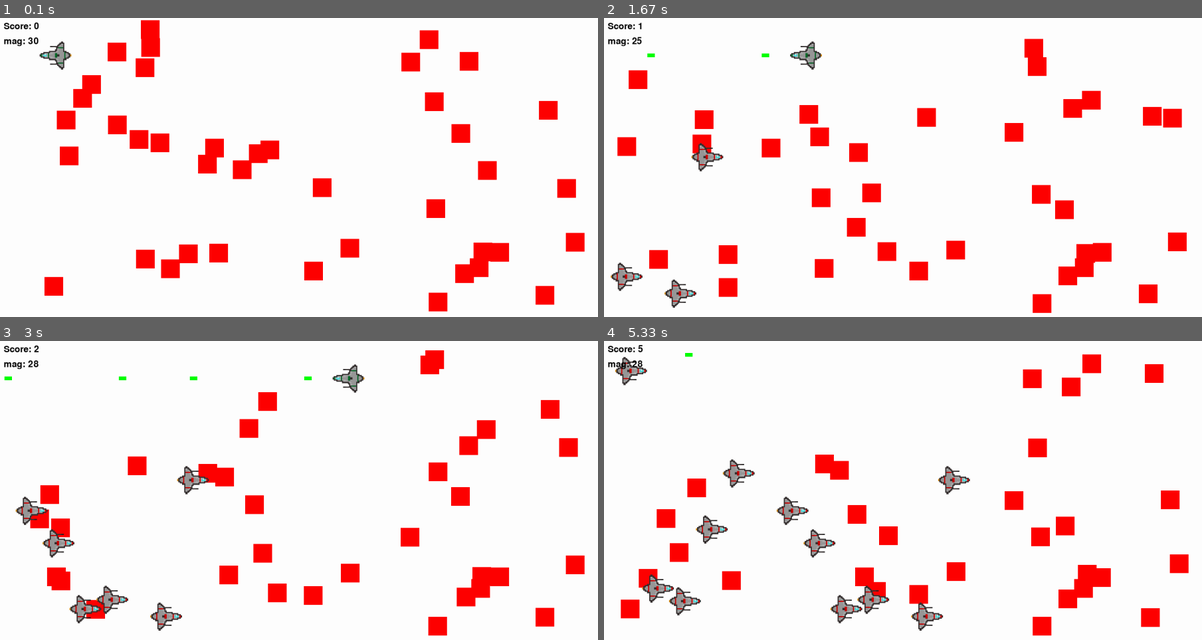
Above: before the commit, frames 1-4 (two rows, left to right).
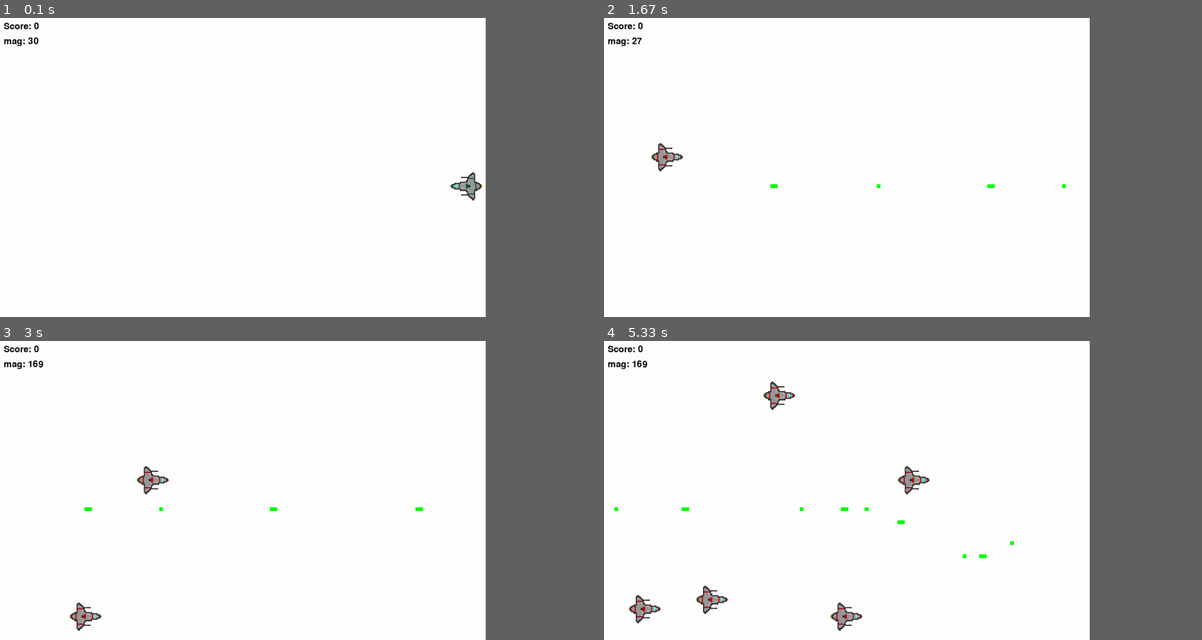
Above: after the commit, the same moments.

Repository: ubercoookie/tech-project-school
Game: pygame game, started from pygamestuff/# refactored to implement shooting in th.py
Two runs of this game, one before a commit and one after it. Both use one fixed random seed, a clock stepped at 60 frames per second and the inputs below.
Inputs:
- Up to frame 1 (0.1 s): no input
- Up to frame 2 (1.67 s): tap Space at 0.33, 0.73, 1.03, 1.23, 1.53 s; hold 9 0.67-1.13 s; hold D 0.67-1.13 s; hold D 1.17-1.63 s
- Up to frame 3 (3 s): hold R 2-2.47 s; hold D 2-2.47 s; tap Space at 2.07, 2.37, 2.57, 2.87 s; hold D 2.5-2.97 s
- Up to frame 4 (5.33 s): hold A 3-3.53 s; tap Space at 3.07, 3.37, 3.63, 3.97, 4.27, 4.4, 4.8, 5.2 s; hold S 3.57-3.87 s; hold A 3.9-4.3 s; hold R 4.33-4.7 s; hold W 4.33-4.7 s; hold W 4.73-5.1 s; hold D from 5.13 s (still down)
In our replay, the window is 900x450 before the commit and 731x450 after it. These sizes can differ from the game's own. Grey fills any space a smaller window leaves; there, only what the larger window draws over its background counts as a difference.

The runs differ from the first frame. In frame 1, 8.5% of the frame differs, in the area x 6-98%, y 0-99%; in frame 2, 8.4%; in frame 3, 8.3%; in frame 4, 9.5%, in the area x 1-98%, y 1-99%.

Commit message:
moved magazine to player member

Diff:
--- a/pygamestuff/# refactored to implement shooting in th.py
+++ b/pygamestuff/# refactored to implement shooting in th.py
@@ -5,11 +5,10 @@
 import random
 
 pygame.init()
-screen = pygame.display.set_mode((1600, 800))
+screen = pygame.display.set_mode((1300, 800))
 clock = pygame.time.Clock()
 score = 0
 font = pygame.font.SysFont(None, 36)  # You can choose font size here
-magazine = 30
 
 # --- Sprite Classes ---
 class Player(pygame.sprite.Sprite):
@@ -18,24 +17,27 @@
         self.image = pygame.image.load("player ship.png")
         self.rect = self.image.get_rect(topleft=(x, y))
         self.speed = 7
-        self.shoot_delay = 5
+        self.shoot_delay = 30
         self.delay = self.shoot_delay
+        self.maxmag = 30
+        self.magazine = self.maxmag
 
 
     def update(self, keys):
-        global magazine
         if self.delay < self.shoot_delay:
             self.delay += 1
         if keys[pygame.K_a]: self.rect.x -= self.speed
         if keys[pygame.K_d]: self.rect.x += self.speed
         if keys[pygame.K_w]: self.rect.y -= self.speed
         if keys[pygame.K_s]: self.rect.y += self.speed
-        if keys[pygame.K_r]: magazine = 30
+        if keys[pygame.K_9]:
+            self.maxmag += 5
+        if keys[pygame.K_r]: self.magazine = self.maxmag
         if keys[pygame.K_SPACE]:
-            if self.delay == self.shoot_delay and magazine > 0:
+            if self.delay == self.shoot_delay and self.magazine > 0:
                 self.shoot()
                 self.delay = 0
-                magazine -= 1
+                self.magazine -= 1
 
 
     def shoot(self):
@@ -94,7 +96,7 @@
         # Move enemy
         self.rect.x += self.dx
 
-        if self.rect.left > 1600:
+        if self.rect.left > 1300:
             self.kill()
 
 class Bullet(pygame.sprite.Sprite):
@@ -119,7 +121,7 @@
 
 
 # --- Create Sprites ---
-player =  Player(100, 50)
+player =  Player(1200,400)
 # addingenemies one by one
 enemy = Enemy(400, 300)
 enemy2 = Enemy(500, 400)
@@ -127,10 +129,14 @@
 enemies = pygame.sprite.Group(enemy, enemy2, enemy3)  # Group with enemies only
 enemies.add(enemy, enemy2, enemy3)
 
+#spawning enemies
+spawn_timer = 0
+spawn_delay = 1000
+
 enemies = pygame.sprite.Group()
 # Spawn 10 enemies at random positions
-for _ in range(40):
-    x = random.randint(0, 1550)  # leave space for 50x50 size
+if spawn_timer >= spawn_delay:
+    x = random.randint(0, 1000)
     y = random.randint(0, 750)
     enemy = Enemy(x, y)
     enemies.add(enemy)
@@ -143,16 +149,13 @@
 # all_sprites.add(Bullet)
 # bullets.add(Bullet)
 
-#spawning enemies
-spawn_timer = 0
-spawn_delay = 400 # milliseconds
 
 # --- Game loop ---
 running = True
 while running:
     for event in pygame.event.get():
         if event.type == pygame.KEYDOWN:
-            if event.key == pygame.K_SPACE and magazine > 0:
+            if event.key == pygame.K_SPACE and player.magazine > 0:
                 b3 = Bullet(player.rect.centerx, player.rect.centery, -1, 0)
                 all_sprites.add (b3)
                 bullets.add( b3)
@@ -198,7 +201,7 @@
     all_sprites.draw(screen)
     score_text = font.render(f"Score: {score}", True, (0, 0, 0))  # Black color
     screen.blit(score_text, (10, 10))  # Position at top-left corner
-    magazine_text = font.render(f"mag: {magazine}", True, (0, 0, 0))  # Black color
+    magazine_text = font.render(f"mag: {player.magazine}", True, (0, 0, 0))  # Black color
     screen.blit(magazine_text, (10, 50))  # Position at top-left corner
     pygame.display.flip()
     #clock.tick(60)
